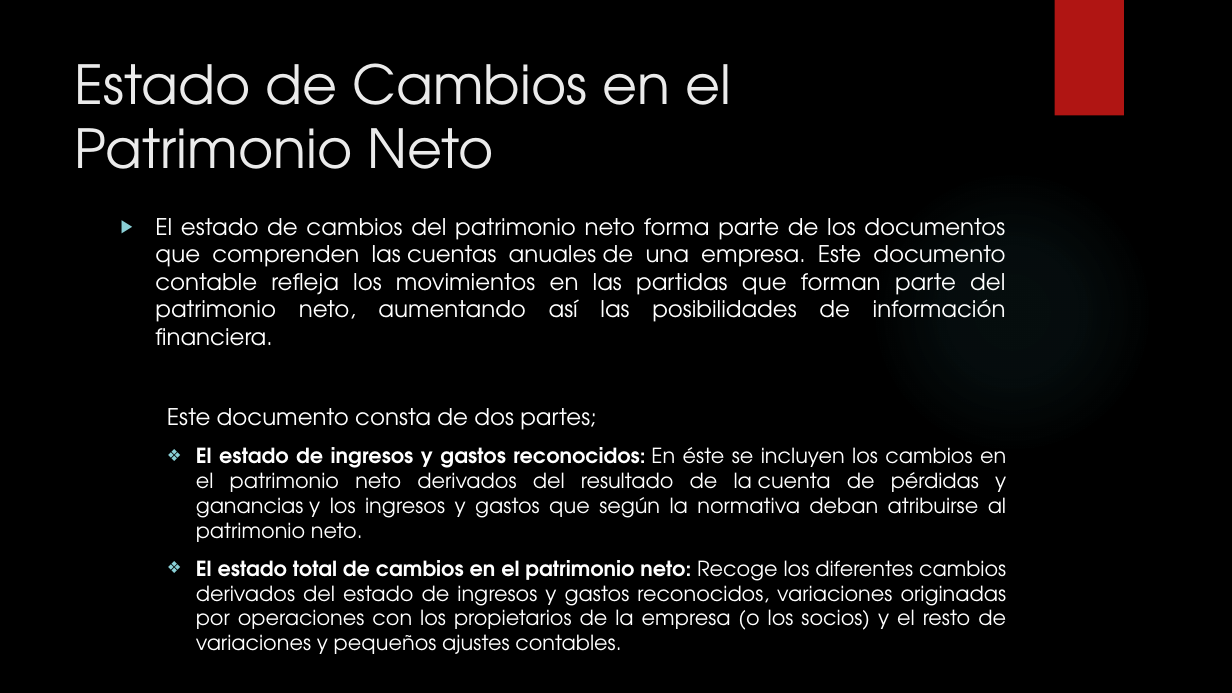
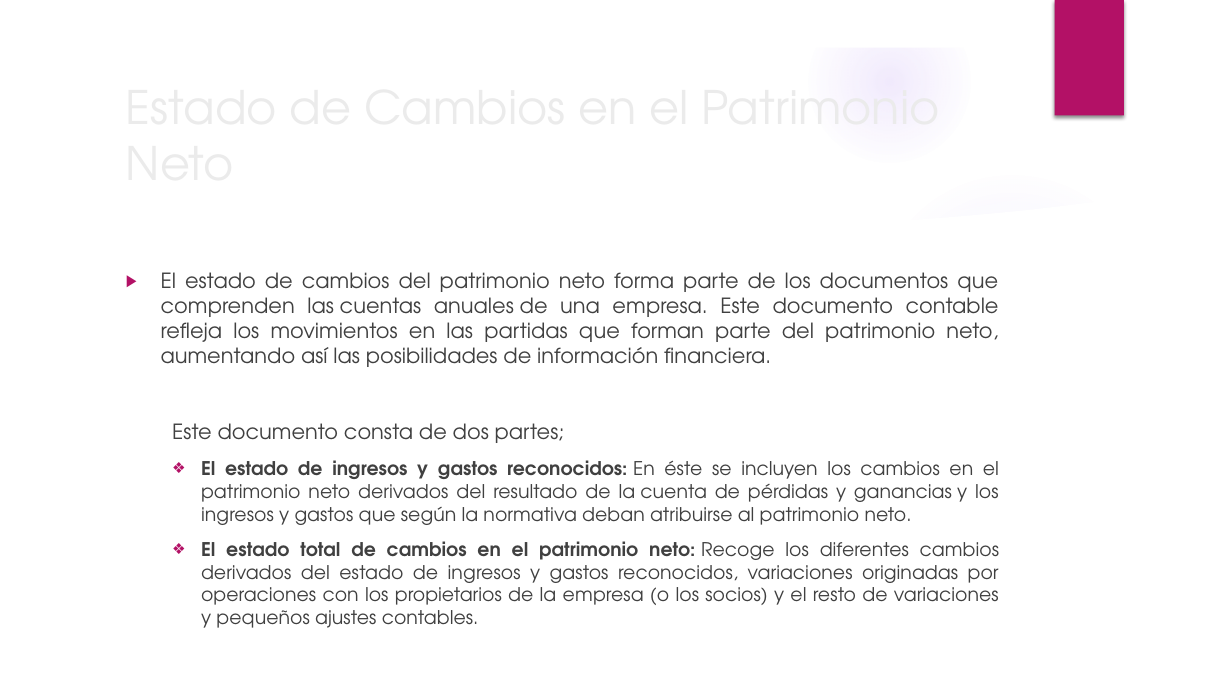
Before and after one commit to JesusEscalante/Estados_Financieros, a slide deck: slide 8 of Estados financieros.pptx. Drawn at 1232x693 pixels with LibreOffice and Linux fonts; fonts in the diff are those of the drawing; background and template pictures are left out. Boxes give left, top, right and bottom in pixels: in the first picture for what was removed or moved away, otherwise in the second. Text is boxed around its words. In the diff, an @@ line names an element or a change of style, - is before the commit and + after.

```diff
--- a/Estados financieros.pptx
+++ b/Estados financieros.pptx
@@ group added at bbox=[0, 0, 1232, 693]: 4 ellipses, 3 freeform shapes @@
@@ rectangle at bbox=[1055, 0, 1124, 116]: fill #B01513 to #B31166 @@
@@ title "Estado de Cambios en el ...": place and size @@
-title "Estado de Cambios en el ..." at bbox=[75, 63, 731, 169]
+title "Estado de Cambios en el ..." at bbox=[116, 98, 1002, 169]
@@ title "Estado de Cambios en el ..." at bbox=[116, 98, 1002, 169]: size 42 to 36 pt; vertical alignment top to middle @@
@@ ellipse at bbox=[870, 169, 1154, 454]: fill gradient #50B9C1 to gradient #9B6BF2 @@
@@ text "El estado de cambios del ...": place and size @@
-text "El estado de cambios del ..." at bbox=[155, 218, 1007, 636]
+text "El estado de cambios del ..." at bbox=[161, 272, 999, 605]
@@ text "El estado de cambios del ..." at bbox=[161, 272, 999, 605]: size 17.9 to 16.3 pt in "El estado de cambios del patrimonio neto ...", "Este documento consta de dos partes;"; text colour #FFFFFF to #404040; size 16.1 to 14.7 pt in "El estado de ingresos y gastos reconocidos: ...", "El estado total de cambios en el ..."; bullet colour #8AD0D6 to #B31166 @@
```
Also in this commit, not shown: 11 other slides changed.
